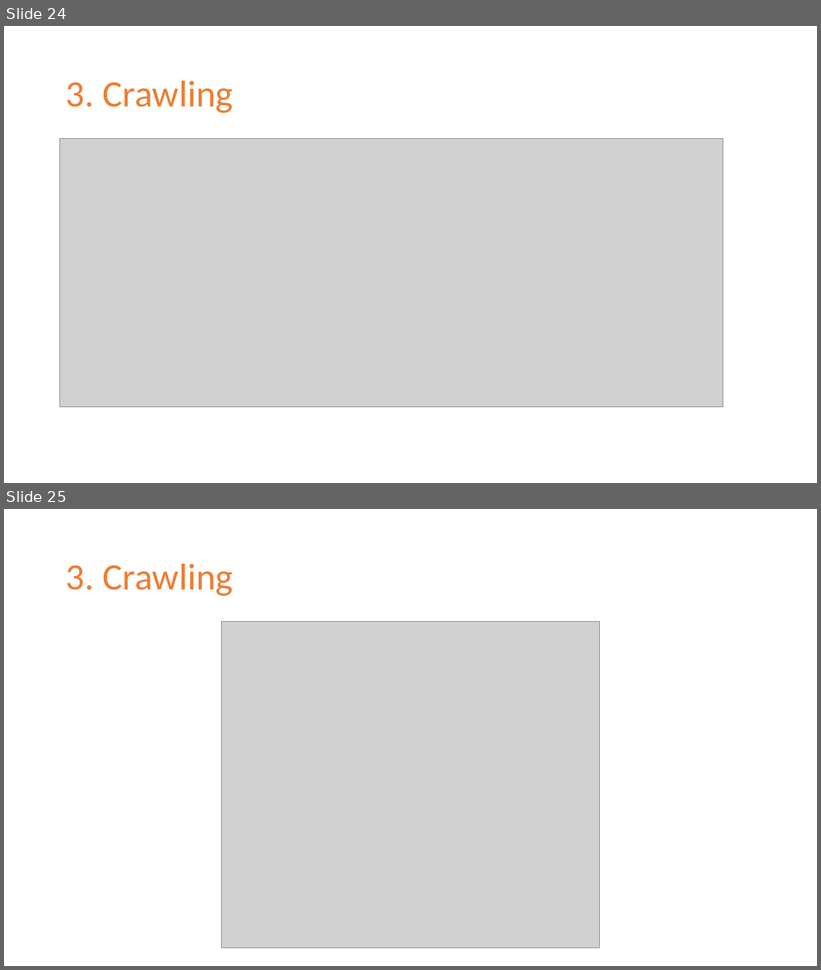
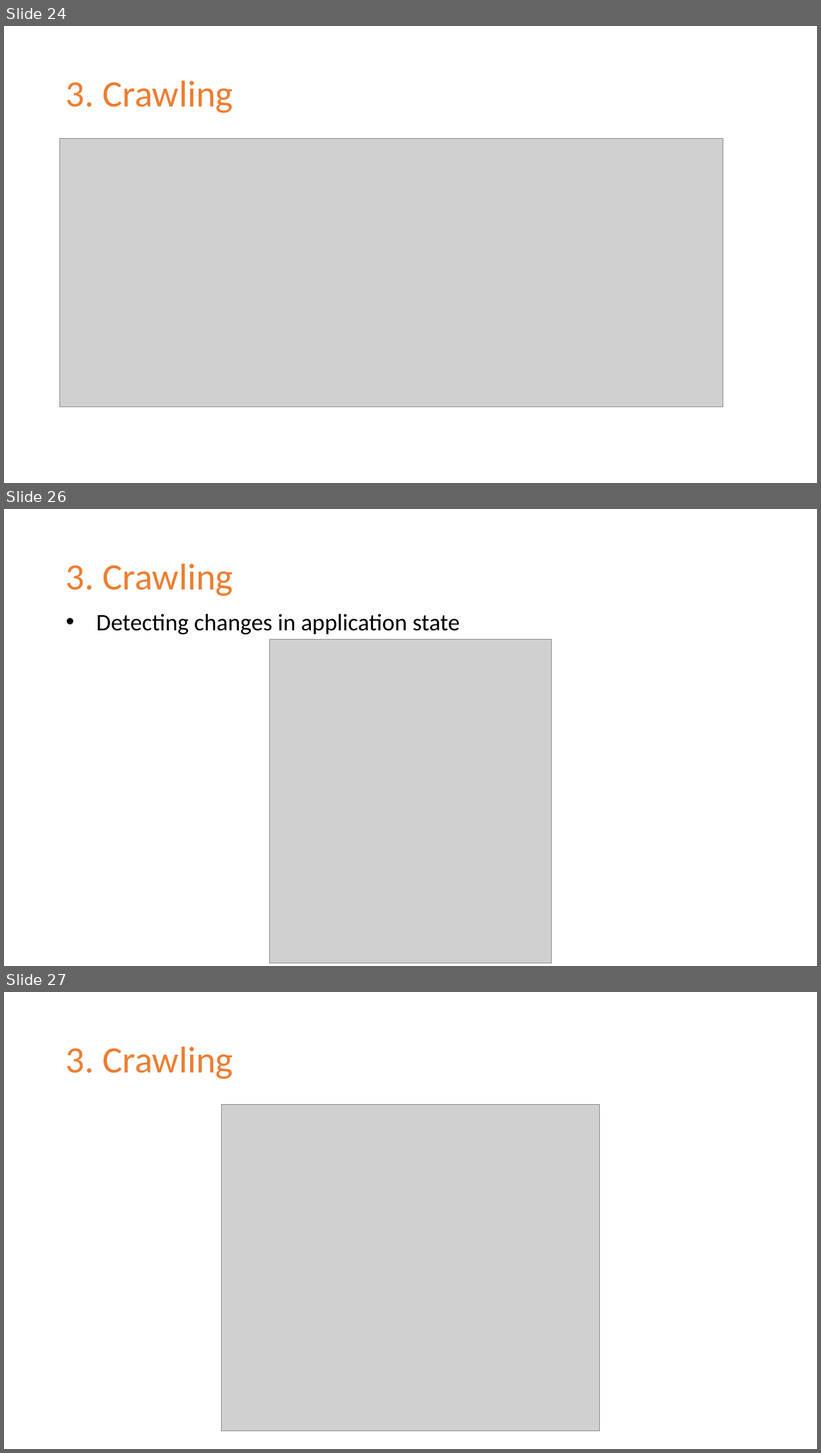
Before and after one commit to lUcgryy/Port-Swigger, a slide deck: Study/PortSwigger.pptx. Shown one above the other, each under a label of ours: slides 24 and 25 before the commit, slides 24, 26 and 27 after it; the slides between them are not shown. The pictures are 821x970 and 821x1453 pixels, drawn with LibreOffice and Linux fonts; fonts in the diff are those of the drawing; grey boxes stand for pictures. Boxes give left, top, right and bottom in pixels: in the first picture for what was removed or moved away, otherwise in the second. Text is boxed around its words. In the diff, an @@ line names an element or a change of style, - is before the commit and + after.

```diff
--- a/Study/PortSwigger.pptx
+++ b/Study/PortSwigger.pptx
@@ slide 26 added at <box>4,509,817,966</box>, background #FFFFFF @@
@@ title added at <box>66,563,233,596</box>, 44 pt, text #ED7D31 @@
+3. Crawling
@@ text added at <box>96,614,460,634</box>, 28 pt, text #000000 @@
+• Detecting changes in application state
@@ picture added at <box>270,640,551,964</box> @@
@@ what was slide 25 is now slide 27 @@
```
Also in this commit, not shown: 1 other slide added.
